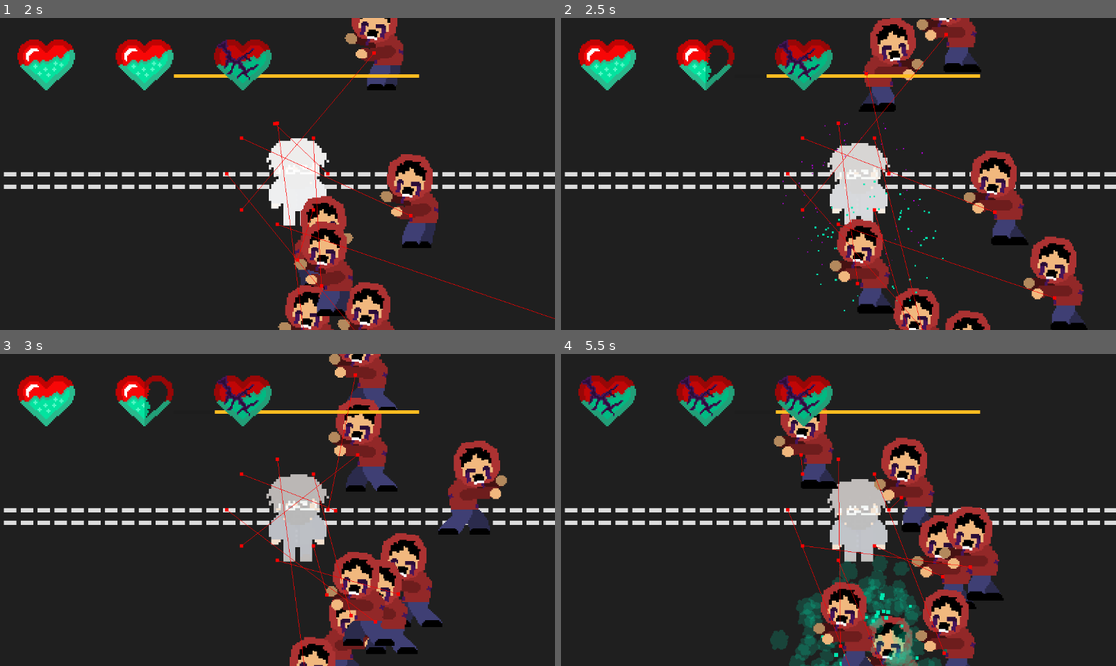
Above: before the commit, frames 1-4 (two rows, left to right).
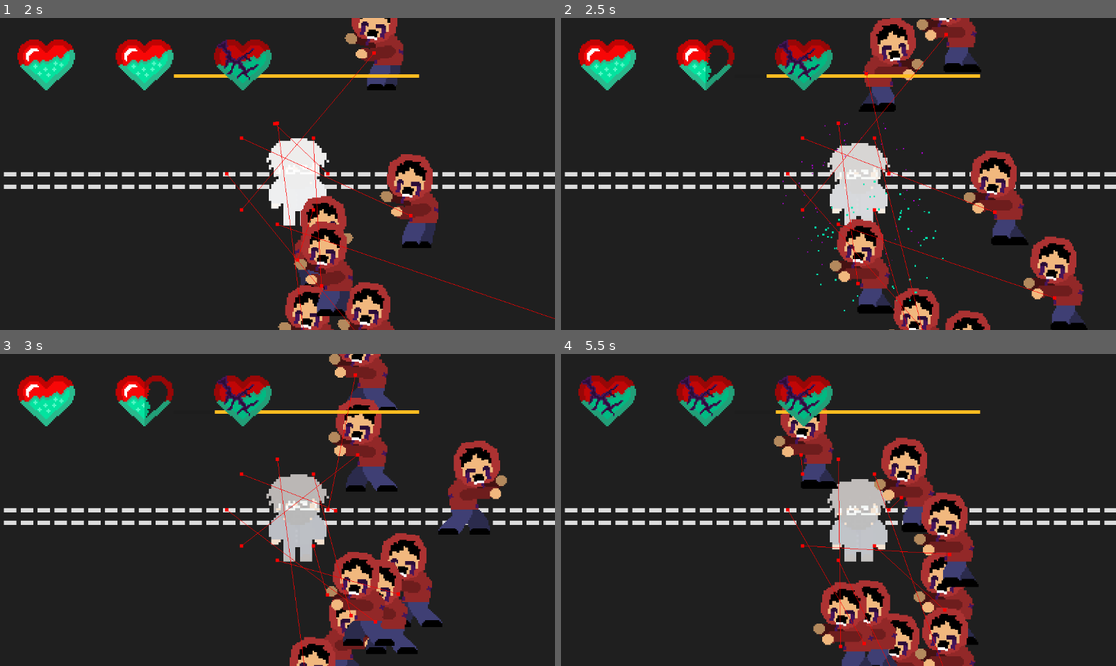
Above: after the commit, the same moments.

Repository: xern0/SleepyShrimpStudios-ChemicalCleanse
Game: Godot game, scene res://main_menu.tscn
The game is run twice, just before and just after one commit, with the same random seed, the same clock (stepped at 60 frames per second) and the same inputs. The engine's default icon, where the game draws it, is replaced by a stand-in: a white triangle on a blue panel in a dark square.
Inputs (mouse positions are in pixels of both pictures, inside the frame that each line leads up to):
- Up to frame 1 (2 s): tap Enter at 0.5 s; move the mouse to (399, 158) at 0.52 s; hold Right (attack right) 0.53-1.25 s; hold E (interact) 0.53-1.25 s; click (399, 158) at 0.67 s; drag from (166, 189) to (294, 127) at 1.27 s
- Up to frame 2 (2.5 s): move the mouse to (894, 105) at 2.02 s; hold Right (attack right) from 2.03 s (still down); hold Shift (run) from 2.03 s (still down)
- Up to frame 3 (3 s): release Right (attack right) at 2.75 s; release Shift (run) at 2.75 s; drag from (249, 572) to (366, 528) at 2.77 s
- Up to frame 4 (5.5 s): move the mouse to (1005, 556) at 3.52 s; hold Left (attack left) 3.53-4.25 s; tap Space (roll) at 3.6 s; drag from (672, 463) to (788, 534) at 4.27 s; move the mouse to (866, 510) at 5.02 s; hold Down (attack down) from 5.03 s (still down); hold E (interact) from 5.03 s (still down); click (866, 510) at 5.17 s

Frame 1 is identical in both runs. In frame 2, 0.1% of the frame differs, in the area x 46-66%, y 43-100%; in frame 3, less than 0.1%; in frame 4, 10%, in the area x 37-80%, y 39-100%.

Commit message:
changed stuff

Diff:
--- a/chemical-cleanse/dumpster.tscn
+++ b/chemical-cleanse/dumpster.tscn
@@ -1,11 +1,10 @@
-[gd_scene load_steps=13 format=3 uid="uid://cdlinkc7mgq64"]
+[gd_scene load_steps=12 format=3 uid="uid://cdlinkc7mgq64"]
 
 [ext_resource type="Texture2D" uid="uid://wn5jjki3cr5q" path="res://assets/Items/Closed Dumpster-Recovered..png" id="1_p0u2l"]
 [ext_resource type="Script" uid="uid://b8wrkanipwajw" path="res://dumpster.gd" id="1_v7t28"]
 [ext_resource type="PackedScene" uid="uid://dn6v1xgf0bbwy" path="res://Water_Bottle.tscn" id="2_y4o1o"]
 [ext_resource type="Texture2D" uid="uid://e0u8v7w4gwrk" path="res://assets/Items/Sprite-0001-Recovered..png" id="3_kqkgi"]
 [ext_resource type="PackedScene" uid="uid://cmyhel2k7572i" path="res://Nozzle.tscn" id="3_vnco7"]
-[ext_resource type="PackedScene" uid="uid://cyxnni35dh6b" path="res://fred.tscn" id="4_kqkgi"]
 [ext_resource type="PackedScene" uid="uid://dewybrib37atw" path="res://interactable.tscn" id="5_aslgh"]
 
 [sub_resource type="Animation" id="Animation_l8qth"]
@@ -105,8 +104,3 @@
 [node name="CollisionShape2D" type="CollisionShape2D" parent="Interactable"]
 position = Vector2(65.875, 0.095703125)
 shape = SubResource("CircleShape2D_l8qth")
-
-[node name="fred" parent="." instance=ExtResource("4_kqkgi")]
-position = Vector2(268, 311)
-
-[node name="Camera2D" type="Camera2D" parent="fred"]
--- a/chemical-cleanse/table.tscn
+++ b/chemical-cleanse/table.tscn
@@ -1,11 +1,8 @@
-[gd_scene load_steps=10 format=3 uid="uid://cjv8wxiwn3nkp"]
+[gd_scene load_steps=7 format=3 uid="uid://cjv8wxiwn3nkp"]
 
 [ext_resource type="Script" uid="uid://cfyiepdonltrv" path="res://table.gd" id="1_v5i0k"]
 [ext_resource type="Texture2D" uid="uid://8pujj3b0s7f6" path="res://assets/Items/Craft Table-0001.png" id="2_bhh2s"]
-[ext_resource type="PackedScene" uid="uid://cyxnni35dh6b" path="res://fred.tscn" id="3_kl0hw"]
 [ext_resource type="PackedScene" uid="uid://c6tli2v1woh4v" path="res://cradting_ui.tscn" id="4_vjl2i"]
-[ext_resource type="PackedScene" uid="uid://cmyhel2k7572i" path="res://Nozzle.tscn" id="5_jry6c"]
-[ext_resource type="PackedScene" uid="uid://dn6v1xgf0bbwy" path="res://Water_Bottle.tscn" id="6_bhh2s"]
 [ext_resource type="PackedScene" uid="uid://dbu4hbmyjoogq" path="res://inventory/Inv_UI.tscn" id="7_bhh2s"]
 
 [sub_resource type="RectangleShape2D" id="RectangleShape2D_vjl2i"]
@@ -26,18 +23,12 @@
 scale = Vector2(5.937501, 4.4531236)
 texture = SubResource("AtlasTexture_64sdq")
 
-[node name="fred" parent="." instance=ExtResource("3_kl0hw")]
-
 [node name="CraftingUI" parent="." instance=ExtResource("4_vjl2i")]
-offset_left = 128.0
-offset_top = 58.0
-offset_right = 1315.0
-offset_bottom = 839.0
-
-[node name="Nozzle" parent="." instance=ExtResource("5_jry6c")]
-
-[node name="WaterBottle" parent="." instance=ExtResource("6_bhh2s")]
-position = Vector2(433, 476)
+offset_left = 476.0
+offset_top = 40.0
+offset_right = 1489.0
+offset_bottom = 491.0
+scale = Vector2(0.5, 0.5)
 
 [node name="CanvasLayer" type="CanvasLayer" parent="."]
 
--- a/chemical-cleanse/world.tscn
+++ b/chemical-cleanse/world.tscn
@@ -1,14 +1,14 @@
 [gd_scene load_steps=11 format=3 uid="uid://bq85y4obpv0x"]
 
 [ext_resource type="Script" uid="uid://cddyr5w7850h6" path="res://world.gd" id="1_tlwt5"]
-[ext_resource type="PackedScene" uid="uid://cv15lqh043voh" path="res://bottle.tscn" id="2_tlwt5"]
 [ext_resource type="PackedScene" uid="uid://cwesb0shpcytr" path="res://pausescreen.tscn" id="4_aqk2v"]
 [ext_resource type="Script" uid="uid://cpx52eiswp2gn" path="res://hand.gd" id="5_036b0"]
-[ext_resource type="PackedScene" uid="uid://bvb0yrfn5utel" path="res://tempspraybottle.tscn" id="6_dwbse"]
 [ext_resource type="PackedScene" uid="uid://bgmrjxmondmxk" path="res://hotbar.tscn" id="6_ioo17"]
 [ext_resource type="PackedScene" uid="uid://dbu4hbmyjoogq" path="res://inventory/Inv_UI.tscn" id="7_pkg7o"]
 [ext_resource type="PackedScene" uid="uid://b442egw736vgm" path="res://enemyspawn.tscn" id="9_ioo17"]
 [ext_resource type="PackedScene" uid="uid://b6l7mm3a1n1tl" path="res://tile_map.tscn" id="9_wse8f"]
+[ext_resource type="PackedScene" uid="uid://cdlinkc7mgq64" path="res://dumpster.tscn" id="10_wse8f"]
+[ext_resource type="PackedScene" uid="uid://cjv8wxiwn3nkp" path="res://table.tscn" id="11_ic0uy"]
 
 [sub_resource type="NavigationPolygon" id="NavigationPolygon_ioo17"]
 vertices = PackedVector2Array(814, -312, 814, -972, 1434, -1432, 1434, 2228, -946, -1432, -326, -972, 814, 1608, -946, 2228, -326, 1608, -326, 948, -326, -312, 814, 948)
@@ -18,12 +18,6 @@
 [node name="World" type="Node2D"]
 script = ExtResource("1_tlwt5")
 metadata/_edit_vertical_guides_ = [942.0]
-
-[node name="Bottle" parent="." instance=ExtResource("2_tlwt5")]
-position = Vector2(858, 257)
-
-[node name="Bottle2" parent="." instance=ExtResource("2_tlwt5")]
-position = Vector2(666, 473)
 
 [node name="CanvasLayer" type="CanvasLayer" parent="."]
 process_mode = 3
@@ -61,9 +55,6 @@
 
 [node name="Item_icon" type="Sprite2D" parent="hand"]
 
-[node name="tempspraybottle" parent="." instance=ExtResource("6_dwbse")]
-position = Vector2(495, 173)
-
 [node name="enemyspawn" parent="." instance=ExtResource("9_ioo17")]
 position = Vector2(27, 19)
 
@@ -73,3 +64,9 @@
 [node name="NavigationRegion2D" type="NavigationRegion2D" parent="."]
 position = Vector2(-4, 2)
 navigation_polygon = SubResource("NavigationPolygon_ioo17")
+
+[node name="dumpster" parent="." instance=ExtResource("10_wse8f")]
+position = Vector2(-807, -617)
+
+[node name="Table" parent="." instance=ExtResource("11_ic0uy")]
+position = Vector2(-561, -1239)
